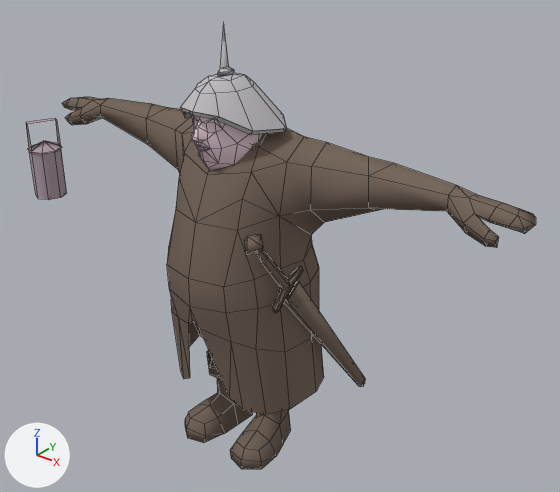
One commit to the Blender file resources/bob_lamp/bob_lamp_update.blend: the scene before it, then after it.
Camera for both pictures: a 50 mm camera at (6.97, -7.85, 8.48) aimed at (0.38, 0.39, 3.37). Every picture has the same lights, and +X, +Y and +Z are marked at lower left. Mesh edges are drawn as thin lines.

The scene before the commit, as lines of its bpy script (objects in view):
```python
ob_bobbody_mesh = bpy.data.objects.new('bobBody.MESH', me_body)
ob_bobbody_mesh.location = (0.0, 0.0, 0.0)
ob_bobhead_mesh = bpy.data.objects.new('bobHead.MESH', me_head)
ob_bobhead_mesh.location = (0.0, 0.0, 0.0)
ob_bobhelmet_mesh = bpy.data.objects.new('bobHelmet.MESH', me_helmet)
ob_bobhelmet_mesh.location = (0.0, 0.0, 0.0)
ob_bobsword_mesh = bpy.data.objects.new('bobSword.MESH', me_sword)
ob_bobsword_mesh.location = (0.0, 0.0, 0.0)
ob_lantern_mesh = bpy.data.objects.new('lantern.MESH', me_lamp_body)
ob_lantern_mesh.location = (0.0, 0.0, 0.0)
ob_lanterntop_mesh = bpy.data.objects.new('lanternTop.MESH', me_lamp_top)
ob_lanterntop_mesh.location = (0.0, 0.0, 0.0)
```
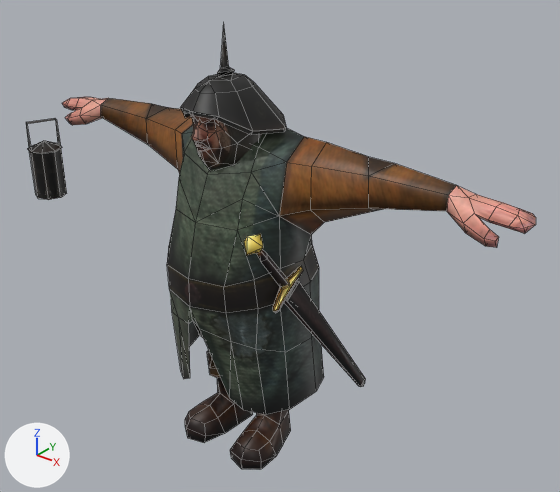
What differs and where, as boxes [x1, y1, x2, y2] in the pictures (560 x 492 px):
'bobBody.MESH', surface changed: [62, 97, 536, 470] in both
'bobHelmet.MESH', surface changed (grey to black): [180, 25, 287, 135] in both
'bobSword.MESH', surface changed (brown to black): [244, 234, 365, 387] in both
'bobHead.MESH', surface changed: [190, 114, 262, 170] in both
'lantern.MESH', surface changed (grey to black): [29, 149, 67, 200] in both
'lanternTop.MESH', surface changed: [26, 118, 62, 154] in both

Edits to the bpy script that builds the scene:
```text
Add img_lanterntop:
    img_lanterntop = load_image('lanternTop', 'lantern_top.tga', 256, 256, 'sRGB')
Add img_lantern:
    img_lantern = load_image('lantern', 'lantern.tga', 256, 256, 'sRGB')
Add img_bobhelmet:
    img_bobhelmet = load_image('bobHelmet', 'bob_helmet.tga', 256, 256, 'sRGB')
Add img_bobhead:
    img_bobhead = load_image('bobHead', 'bob_head.tga', 512, 256, 'sRGB')
Add img_bobbody:
    img_bobbody = load_image('bobBody', 'bob_body.tga', 512, 512, 'sRGB')
Change mat_bob_body:
    remove mat_bob_body.base_color = (0.188, 0.143, 0.113)  # brown #786a5e
    mat_bob_body: diffuse_material('bob_body') -> principled_material('bob_body')
    add mat_bob_body.texture = img_bobbody
Change mat_bob_head:
    remove mat_bob_head.base_color = (0.875, 0.665, 0.755)  # white #f0d5e1
    mat_bob_head: diffuse_material('bob_head') -> principled_material('bob_head')
    add mat_bob_head.texture = img_bobhead
Change mat_bob_helmet:
    remove mat_bob_helmet.base_color = (0.529, 0.514, 0.529)  # light grey #c0bec0
    mat_bob_helmet: diffuse_material('bob_helmet') -> principled_material('bob_helmet')
    add mat_bob_helmet.texture = img_bobhelmet
Change mat_lantern:
    remove mat_lantern.base_color = (0.446, 0.348, 0.409)  # grey #b29fab
    mat_lantern: diffuse_material('lantern') -> principled_material('lantern')
    add mat_lantern.texture = img_lantern
Change mat_lantern_top:
    remove mat_lantern_top.base_color = (0.446, 0.348, 0.409)  # grey #b29fab
    mat_lantern_top: diffuse_material('lantern_top') -> principled_material('lantern_top')
    add mat_lantern_top.texture = img_lanterntop
```
